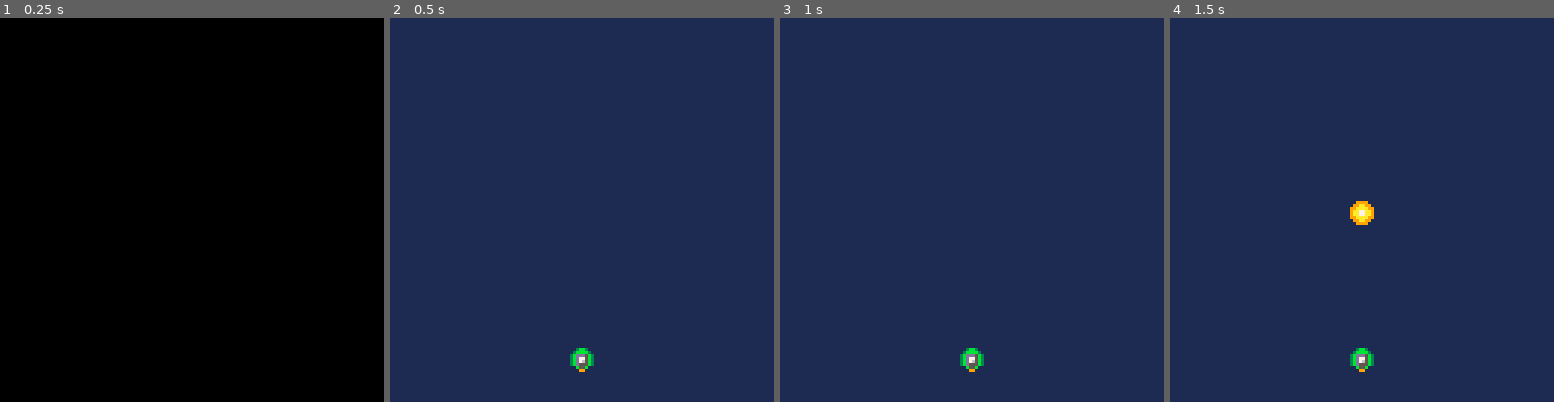
Above: before the commit, frames 1-4 (left to right).
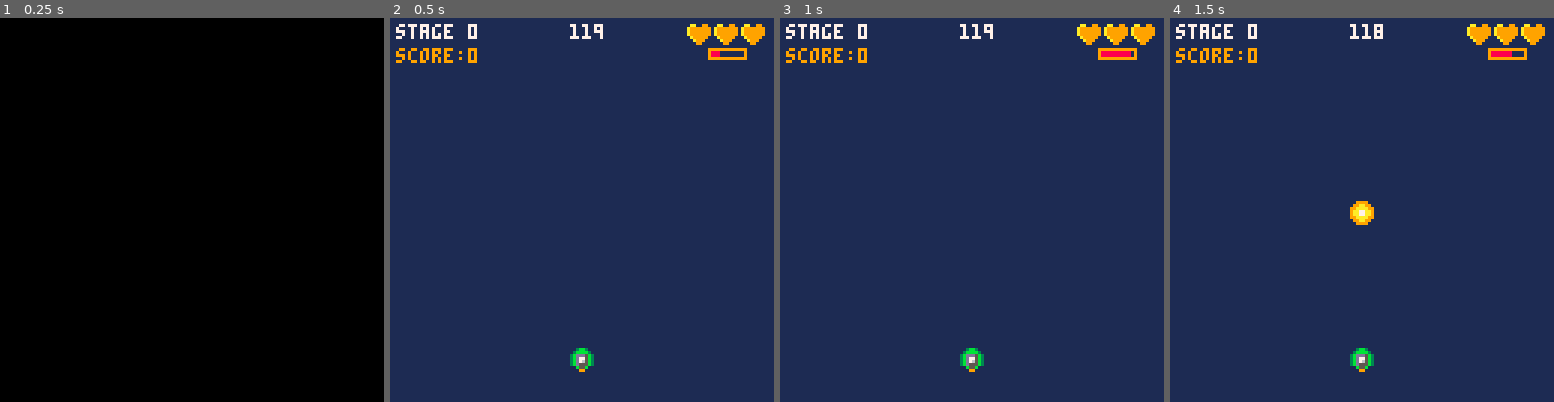
Above: after the commit, the same moments.

Repository: eSuardOdin/my_pico-8_games
Game: PICO-8 cartridge shmup/smgu.p8
Same seed, same stepped clock (60 frames per second), same inputs: the game is played once before the commit and once after it.
Inputs:
- Up to frame 1 (0.25 s): no input
- Up to frame 2 (0.5 s): tap X (X key) at 0.33 s
- Up to frame 3 (1 s): no input
- Up to frame 4 (1.5 s): tap X (X key) at 1.07 s

Frame 1 is identical in both runs. In frame 2, 1.8% of the frame differs, in the area x 1-98%, y 1-12%; in frame 3, 1.9%; in frame 4, 1.9%.

Commit message:
Added gui and stage basic handling

Diff:
--- a/shmup/smgu.p8
+++ b/shmup/smgu.p8
@@ -44,11 +44,7 @@
 --update game--
 function upd_game()
 	upd_player()
-
-	--[[if btnp(❎)then
-		_upd=upd_over
-		_drw=drw_over
-	end--]]
+	upd_stage()
 end
 
 --update player state and actions--
@@ -138,7 +134,14 @@
 	--handle touching bullets
 end
 
-
+function upd_stage()
+	if time_left==0then
+		stage+=1
+		time_left=3600
+	else
+		time_left-=1
+	end
+end
 
 
 
@@ -169,8 +172,10 @@
 function drw_game()
 	cls(1)
 	drw_player()
-end
-
+	drw_gui()
+end
+
+--drawing player
 function drw_player()
 	--show player
 	if not(p_inv>0and p_inv%3==0)then
@@ -189,6 +194,29 @@
 	end
 end
 
+--drawing gui
+function drw_gui()
+	--life
+	for i=1, 3do
+		if(p_pv>=i)then
+		 spr(4,90+(9*i),1)
+		else
+			spr(5,90+(9*i),1)
+		end
+	end
+
+	--loadbar
+	local pct = (p_load*10)/wpn.rate
+	rect(106,10,118,13,9)
+	rectfill(107,11,107+pct,12,8)
+
+	--stage
+	print("stage "..stage,2,2,7)
+ print(flr(time_left/30),60,2,7)
+	--score
+	print("score:"..p_score,2,10,9)
+end
+
 
 --draw gameover--
 function drw_over()
@@ -205,7 +233,7 @@
 function set_game()
 --global--
 	stage=0
-	time_left=5400 --3 min
+	time_left=3600--120sec *30 frames
 
 --player variables--
 	p_x=60
Not shown, changed: shmup/shmup.md
